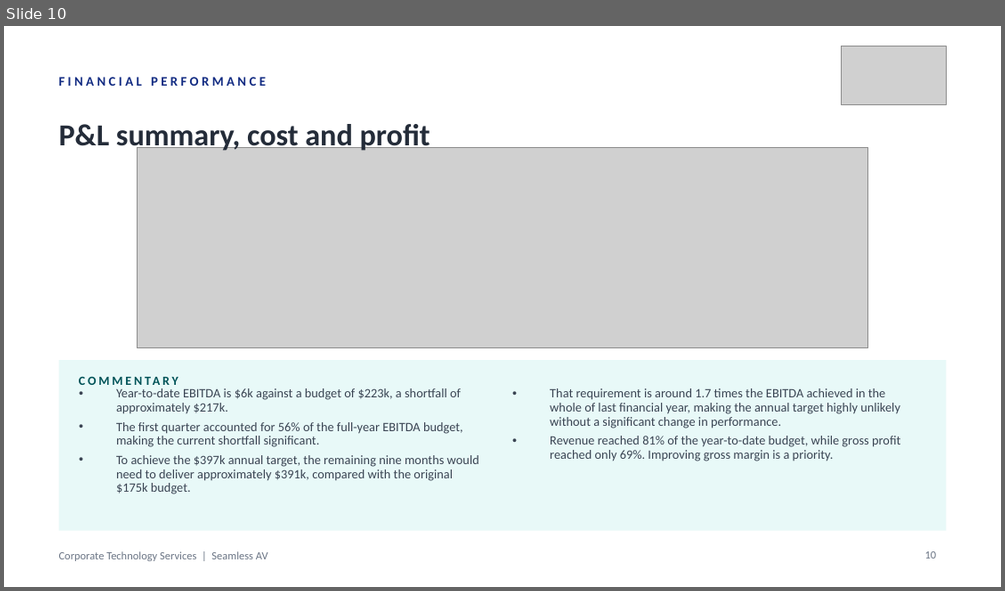
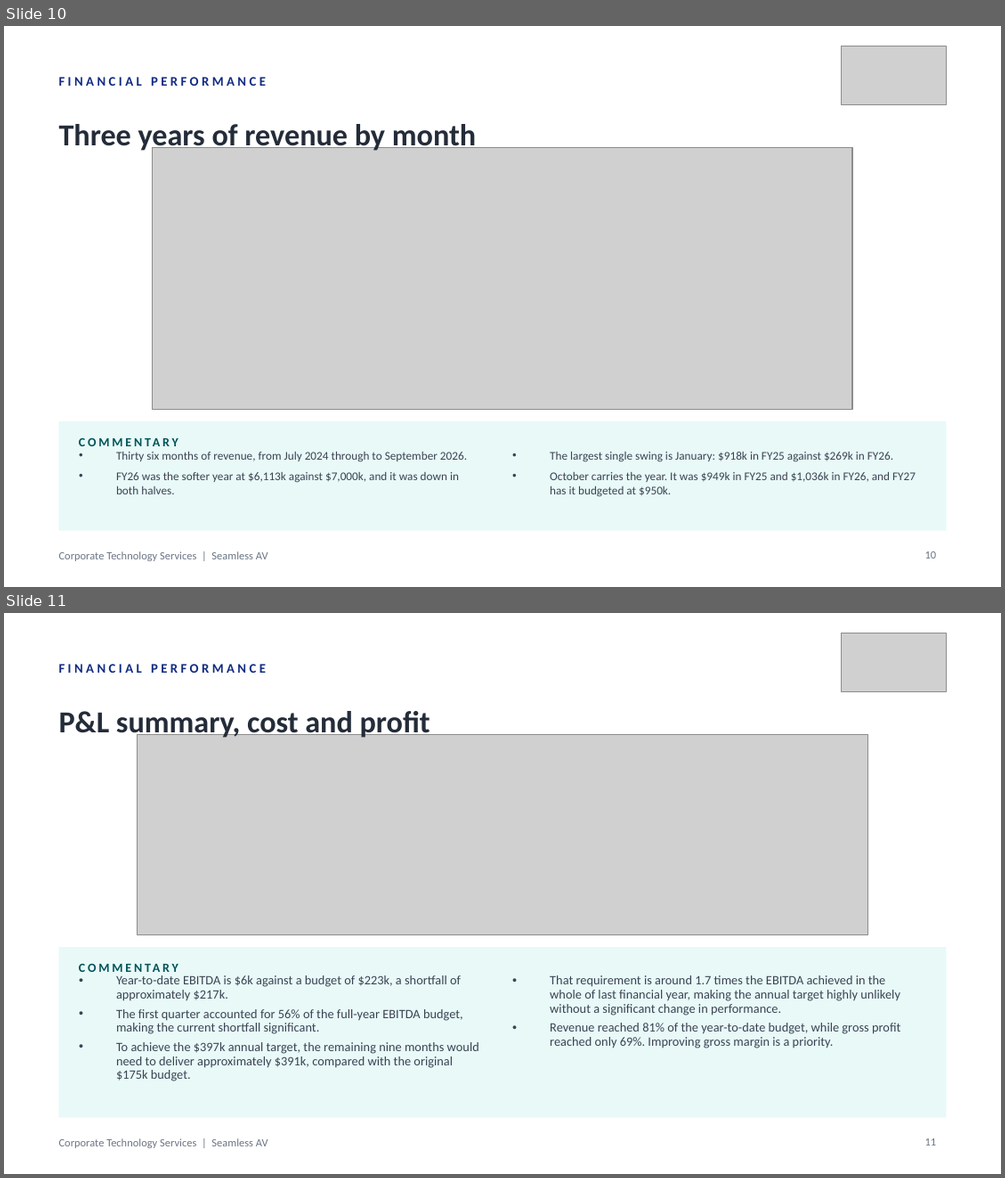
Before and after one commit to WesleyNelson-O33/Claude, a slide deck: deck/CTS Monthly Business Review - 30092026.pptx. Shown one above the other, each under a label of ours: slide 10 before the commit, slides 10 and 11 after it. The pictures are 1005x591 and 1005x1178 pixels, drawn with LibreOffice and Linux fonts; fonts in the diff are those of the drawing; grey boxes stand for pictures. Boxes give left, top, right and bottom in pixels: in the first picture for what was removed or moved away, otherwise in the second. Text is boxed around its words. In the diff, an @@ line names an element or a change of style, - is before the commit and + after.

```diff
--- a/deck/CTS Monthly Business Review - 30092026.pptx
+++ b/deck/CTS Monthly Business Review - 30092026.pptx
@@ slide 10 added at (x1=4, y1=26, x2=1001, y2=587), background #FFFFFF; not listed: 1 template element that a slide beside it also shows @@
@@ picture added at (x1=841, y1=46, x2=946, y2=104) @@
@@ text added at (x1=59, y1=77, x2=266, y2=86), 9.5 pt, text #122B82, bold @@
+FINANCIAL PERFORMANCE
@@ text added at (x1=59, y1=124, x2=476, y2=153), 22 pt, text #242C39, bold @@
+Three years of revenue by month
@@ picture added at (x1=153, y1=148, x2=852, y2=409) @@
@@ rectangle added at (x1=59, y1=421, x2=946, y2=531), fill #E8F9F8 @@
@@ text added at (x1=79, y1=428, x2=378, y2=453), 9 pt, text #005358, bold @@
+COMMENTARY
@@ text added at (x1=116, y1=451, x2=467, y2=494), 8.5 pt, text #3A4453 @@
+• Thirty six months of revenue, from July 2024 through to September 2026.
+• FY26 was the softer year at $6,113k against $7,000k, and it was down in both halves.
@@ text added at (x1=550, y1=451, x2=915, y2=497), 8.5 pt, text #3A4453 @@
+• The largest single swing is January: $918k in FY25 against $269k in FY26.
+• October carries the year. It was $949k in FY25 and $1,036k in FY26, and FY27 has it budgeted at $950k.
@@ page number added at (x1=925, y1=551, x2=937, y2=558), 8 pt, text #6B7585 @@
+10
@@ what was slide 10 is now slide 11 @@
@@ page number at (x1=925, y1=1138, x2=937, y2=1145): text changed @@
-10
+11
```
Also in this commit, not shown: 2 slides changed, 18 other files.
